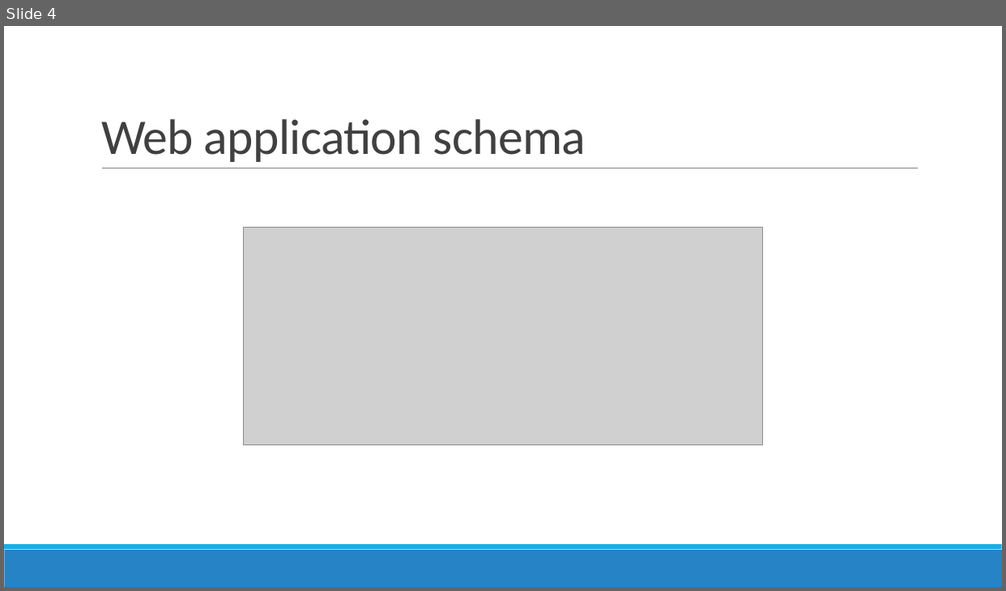
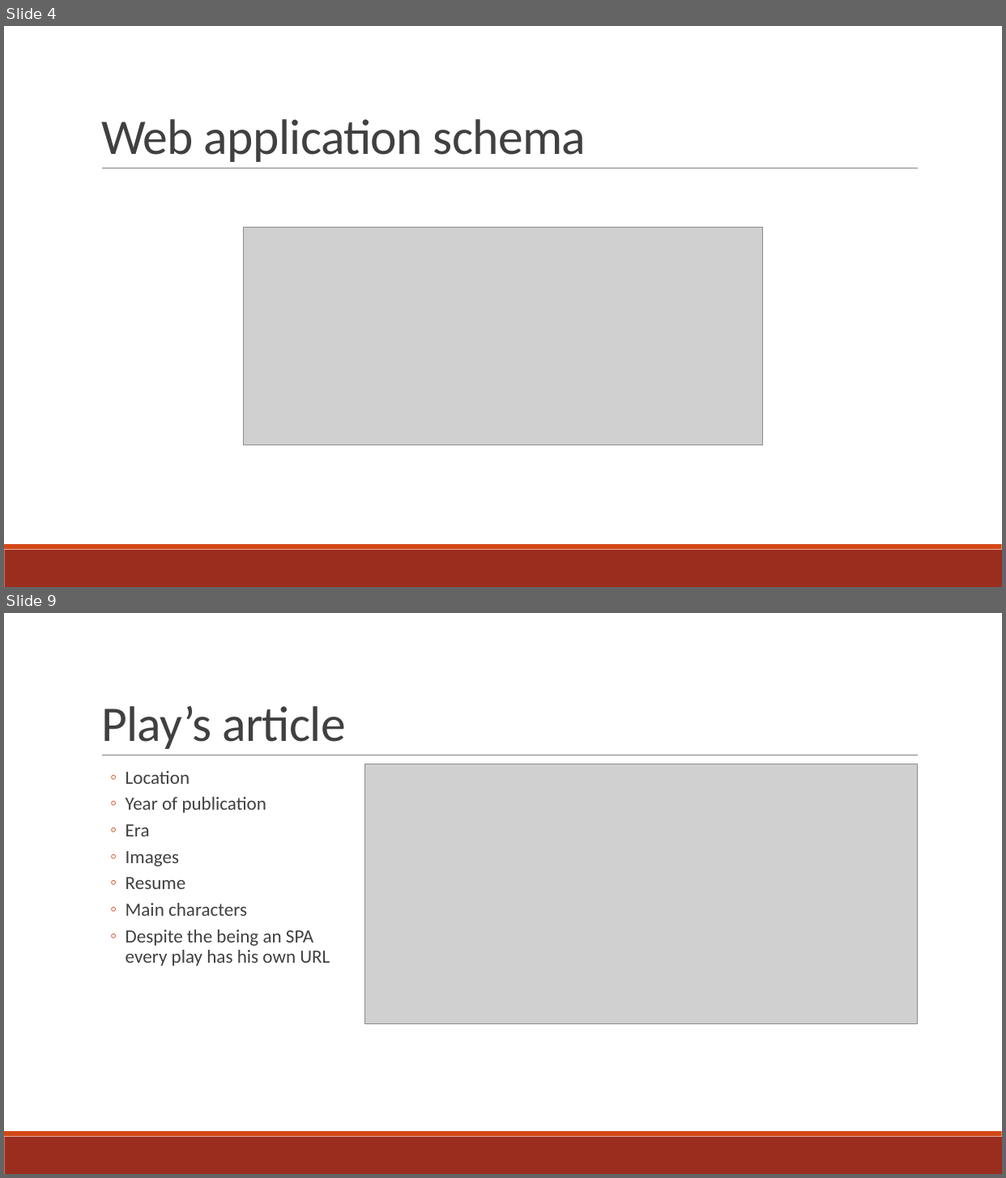
Before and after one commit to Fix-22/5C_AvvedutoCecireCinquetti_POI, a slide deck: docs/slides/Shakespeare_s Places.pptx. Shown one above the other, each under a label of ours: slide 4 before the commit, slides 4 and 9 after it; the slides between them are not shown. The pictures are 1006x591 and 1006x1178 pixels, drawn with LibreOffice and Linux fonts; fonts in the diff are those of the drawing; grey boxes stand for pictures. Boxes give left, top, right and bottom in pixels: in the first picture for what was removed or moved away, otherwise in the second. Text is boxed around its words. In the diff, an @@ line names an element or a change of style, - is before the commit and + after.

```diff
--- a/docs/slides/Shakespeare_s Places.pptx
+++ b/docs/slides/Shakespeare_s Places.pptx
@@ slide 9 added at bbox=[4, 613, 1002, 1174], background #FFFFFF; not listed: 3 template elements that a slide beside it also shows @@
@@ title added at bbox=[101, 706, 346, 749], 48 pt, text #404040 @@
+Play’s article
@@ text added at bbox=[126, 771, 330, 966], 18 pt, text #404040 @@
+  ◦ Location
+  ◦ Year of publication
+  ◦ Era
+  ◦ Images
+  ◦ Resume
+  ◦ Main characters
+  ◦ Despite the being an SPA every play has his own URL
@@ picture added at bbox=[364, 764, 918, 1024] @@
@@ slide 4 changed as well @@
@@ rectangle at bbox=[4, 550, 1002, 587]: fill #2683C6 to #9B2D1F @@
@@ rectangle at bbox=[4, 544, 1002, 550]: fill #1CADE4 to #D34817 @@
```
Also in this commit, not shown: 3 other slides changed, 6 other slides added, 8 slides removed, 1 other file.
